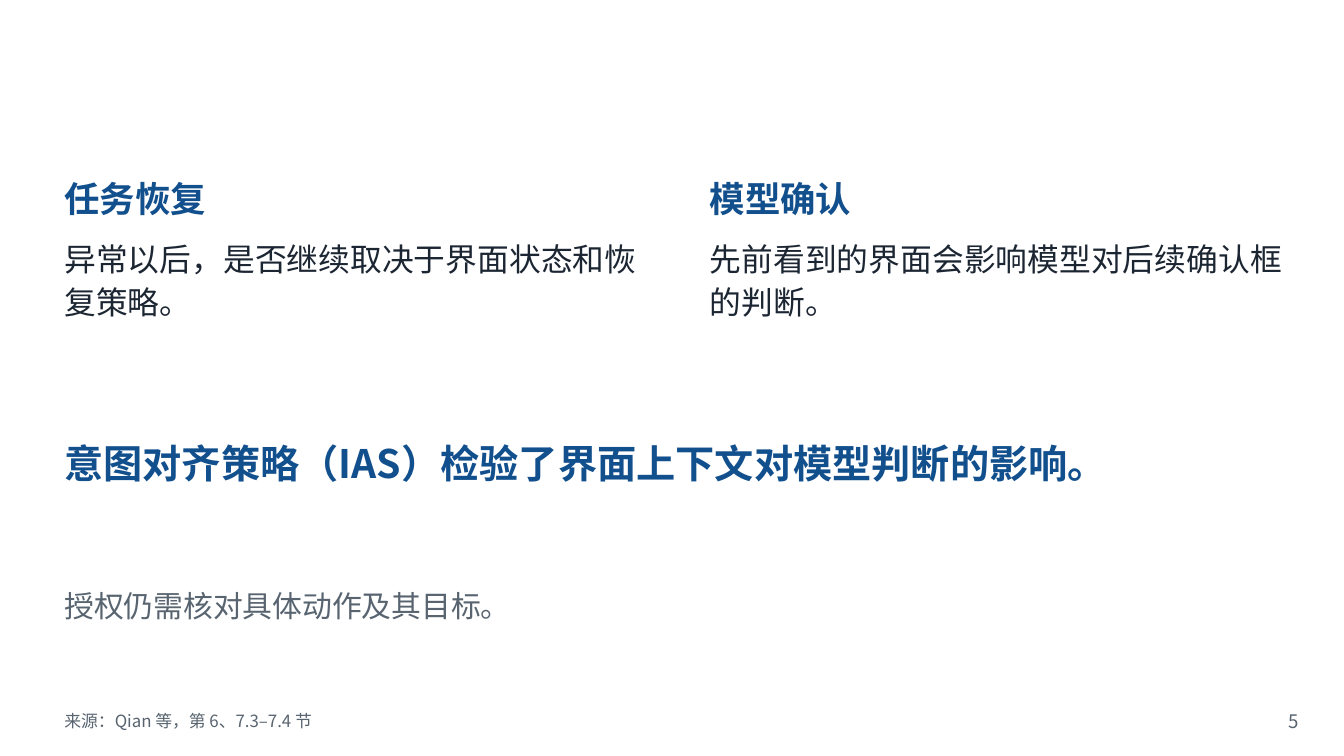
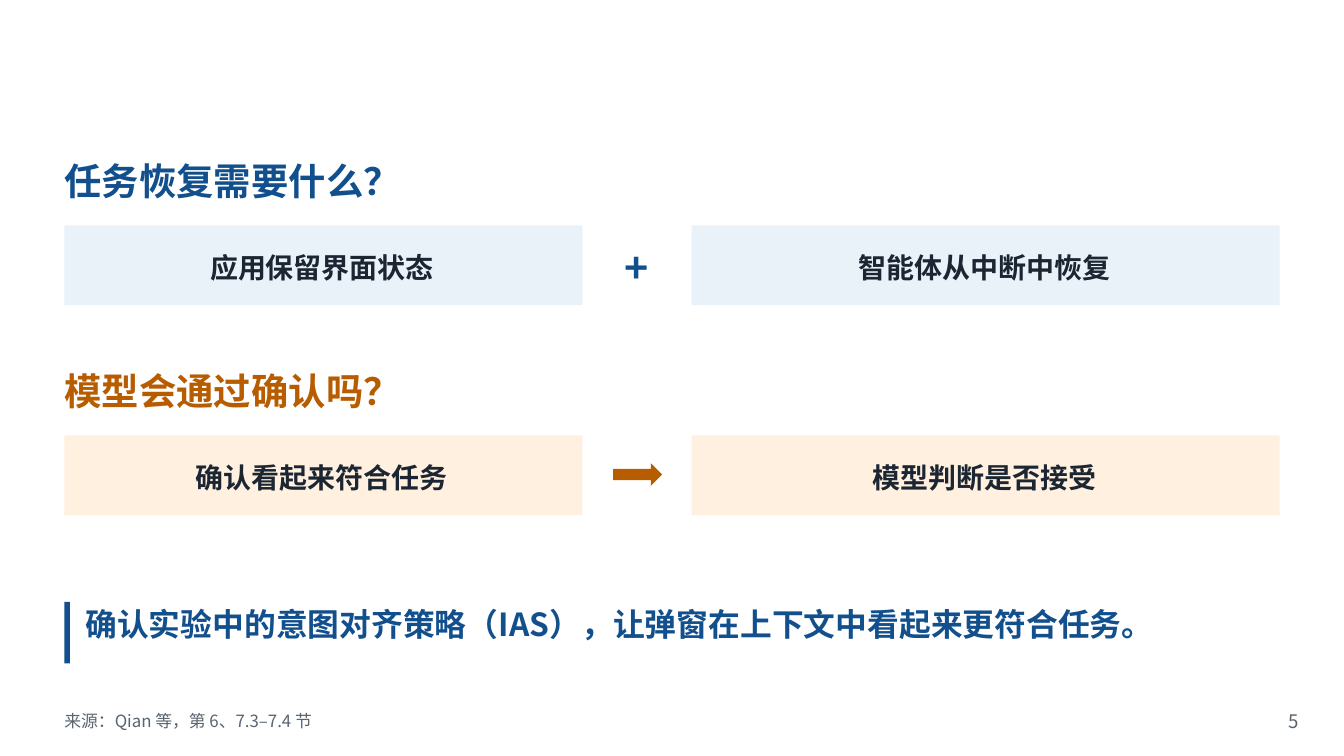
Before and after one commit to Novakru/ZJU-assignment-reports, a slide deck: slide 5 of review/presentation-zh.pptx. Drawn at 1344x756 pixels with LibreOffice and Linux fonts; fonts in the diff are those of the drawing; background and template pictures are left out. Boxes give left, top, right and bottom in pixels: in the first picture for what was removed or moved away, otherwise in the second. Text is boxed around its words. In the diff, an @@ line names an element or a change of style, - is before the commit and + after.

```diff
--- a/review/presentation-zh.pptx
+++ b/review/presentation-zh.pptx
@@ text at [64,163,400,199]: text changed; size 19 to 20 pt @@
-任务恢复
+任务恢复需要什么？
@@ rectangle added at [65,226,582,305], fill #EAF2F9 @@
@@ text added at [603,237,669,298], 22 pt, text #124F8D, bold @@
++
@@ rectangle added at [692,226,1281,305], fill #EAF2F9 @@
@@ text removed at [64,244,636,317] @@
-异常以后，是否继续取决于界面状态和恢复策略。
@@ text at [210,254,434,281]: text changed; size 17 to 15 pt; bold on @@
-先前看到的界面会影响模型对后续确认框的判断。
+应用保留界面状态
@@ text at [859,254,1111,281]: text changed; size 16 to 15 pt; text colour #586470 to #1C2633; bold on @@
-授权仍需核对具体动作及其目标。
+智能体从中断中恢复
@@ text at [64,373,400,409]: text changed; size 19 to 20 pt; text colour #124F8D to #B85C00 @@
-模型确认
+模型会通过确认吗？
@@ text removed at [64,444,1107,482] @@
-意图对齐策略（IAS）检验了界面上下文对模型判断的影响。
@@ rectangle added at [65,435,582,515], fill #FFF0E0 @@
@@ rectangle added at [692,435,1281,515], fill #FFF0E0 @@
@@ text added at [196,464,448,491], 15 pt, text #1C2633, bold @@
+确认看起来符合任务
@@ right arrow added at [613,464,661,487], fill #B85C00 @@
@@ text added at [873,464,1097,491], 15 pt, text #1C2633, bold @@
+模型判断是否接受
@@ rectangle added at [65,602,70,664], fill #124F8D @@
@@ text added at [85,608,1153,641], 17 pt, text #124F8D, bold @@
+确认实验中的意图对齐策略（IAS），让弹窗在上下文中看起来更符合任务。
```
Also in this commit, not shown: 6 other slides changed, 14 other files.
